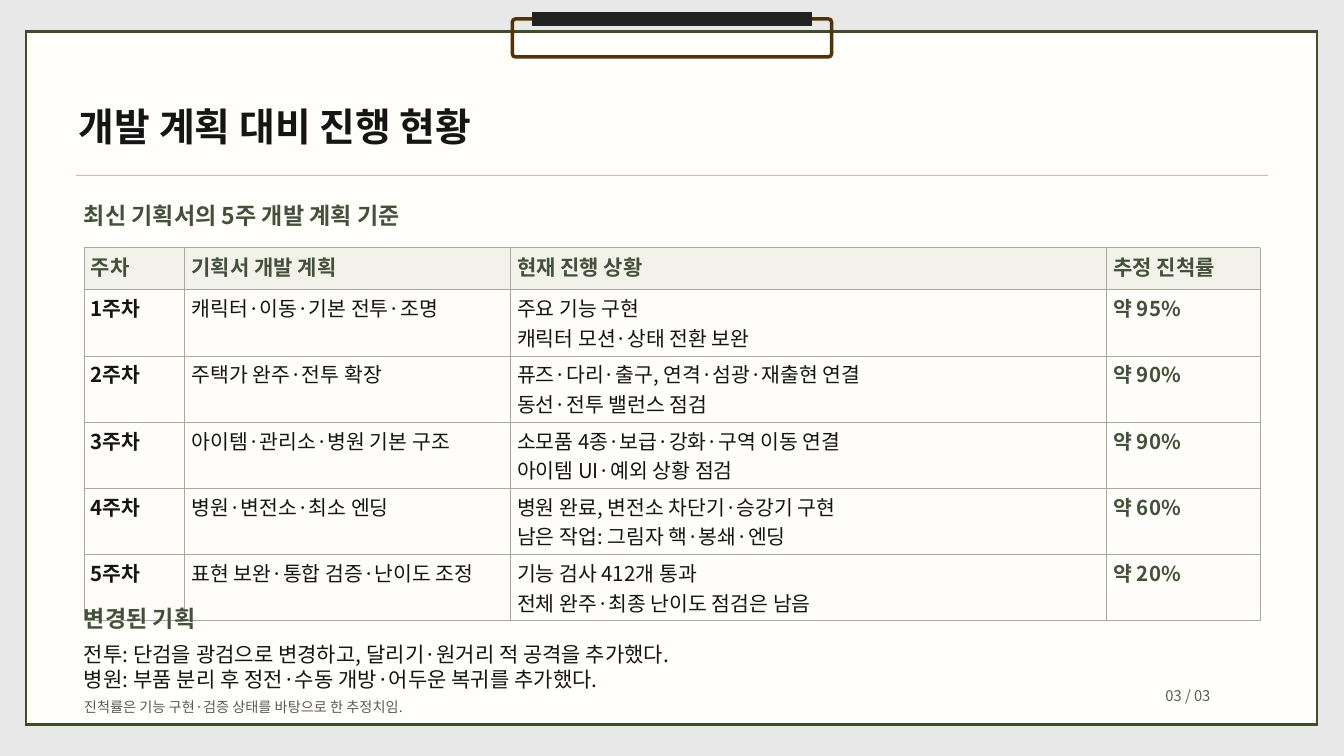
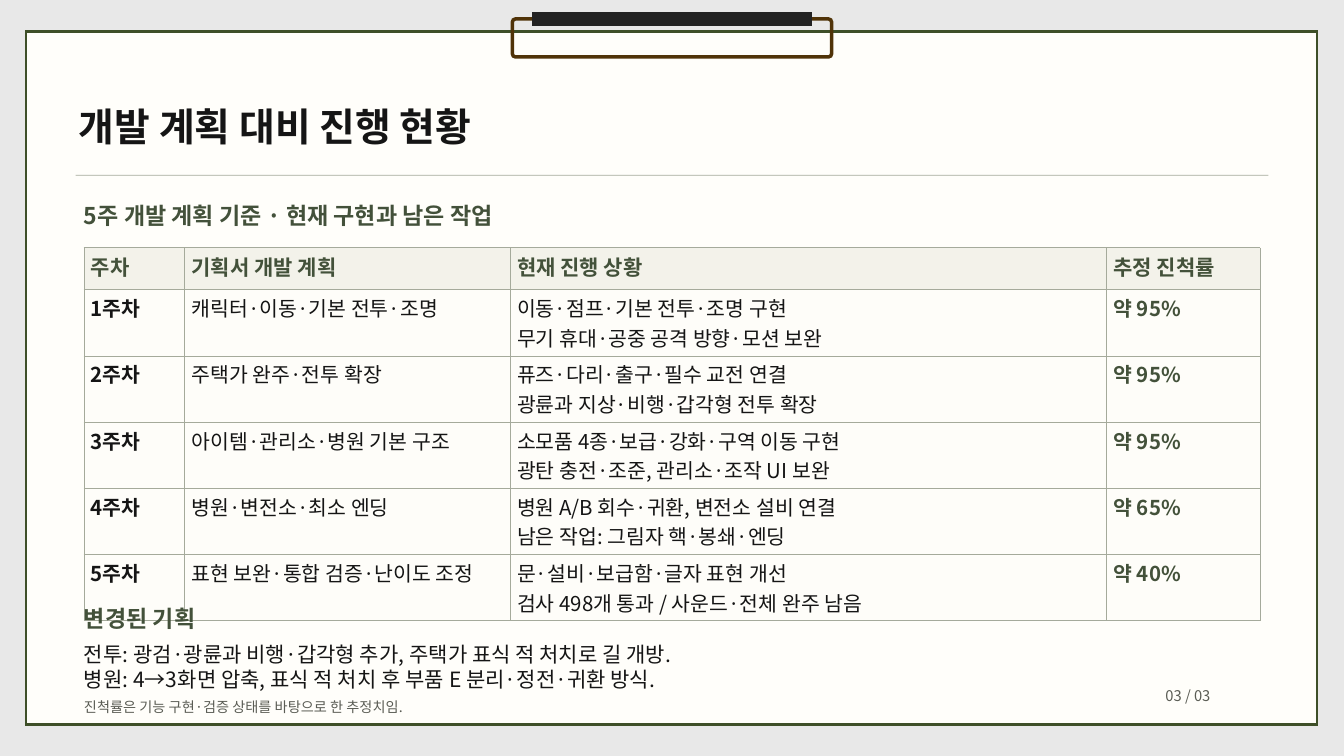
Before and after one commit to dbguswh/2Dgame_project, a slide deck: slide 3 of 2D게임프로그래밍 2차발표.pptx. Drawn at 1344x756 pixels with LibreOffice and Linux fonts; fonts in the diff are those of the drawing. Boxes give left, top, right and bottom in pixels: in the first picture for what was removed or moved away, otherwise in the second. Text is boxed around its words. In the diff, an @@ line names an element or a change of style, - is before the commit and + after.

Commit message:
2차 발표 자료에 최신 전투 병원 그래픽과 개발 진척 현황을 반영

```diff
--- a/2D게임프로그래밍 2차발표.pptx
+++ b/2D게임프로그래밍 2차발표.pptx
@@ text at [84, 204, 492, 226]: text changed @@
-최신 기획서의 5주 개발 계획 기준
+5주 개발 계획 기준 · 현재 구현과 남은 작업
@@ table at [84, 248, 1260, 617] @@
-row 2, column 3: 주요 기능 구현 / 캐릭터 모션·상태 전환 보완
+row 2, column 3: 이동·점프·기본 전투·조명 구현 / 무기 휴대·공중 공격 방향·모션 보완
-row 3, column 3: 퓨즈·다리·출구, 연격·섬광·재출현 연결 / 동선·전투 밸런스 점검
+row 3, column 3: 퓨즈·다리·출구·필수 교전 연결 / 광륜과 지상·비행·갑각형 전투 확장
-row 3, column 4: 약 90%
+row 3, column 4: 약 95%
-row 4, column 3: 소모품 4종·보급·강화·구역 이동 연결 / 아이템 UI·예외 상황 점검
+row 4, column 3: 소모품 4종·보급·강화·구역 이동 구현 / 광탄 충전·조준, 관리소·조작 UI 보완
-row 4, column 4: 약 90%
+row 4, column 4: 약 95%
-row 5, column 3: 병원 완료, 변전소 차단기·승강기 구현 / 남은 작업: 그림자 핵·봉쇄·엔딩
+row 5, column 3: 병원 A/B 회수·귀환, 변전소 설비 연결 / 남은 작업: 그림자 핵·봉쇄·엔딩
-row 5, column 4: 약 60%
+row 5, column 4: 약 65%
-row 6, column 3: 기능 검사 412개 통과 / 전체 완주·최종 난이도 점검은 남음
+row 6, column 3: 문·설비·보급함·글자 표현 개선 / 검사 498개 통과 / 사운드·전체 완주 남음
-row 6, column 4: 약 20%
+row 6, column 4: 약 40%
@@ text at [84, 644, 671, 691]: text changed @@
-전투: 단검을 광검으로 변경하고, 달리기·원거리 적 공격을 추가했다.
-병원: 부품 분리 후 정전·수동 개방·어두운 복귀를 추가했다.
+전투: 광검·광륜과 비행·갑각형 추가, 주택가 표식 적 처치로 길 개방.
+병원: 4→3화면 압축, 표식 적 처치 후 부품 E 분리·정전·귀환 방식.
```
Also in this commit, not shown: 1 other slide changed, 1 other file.
